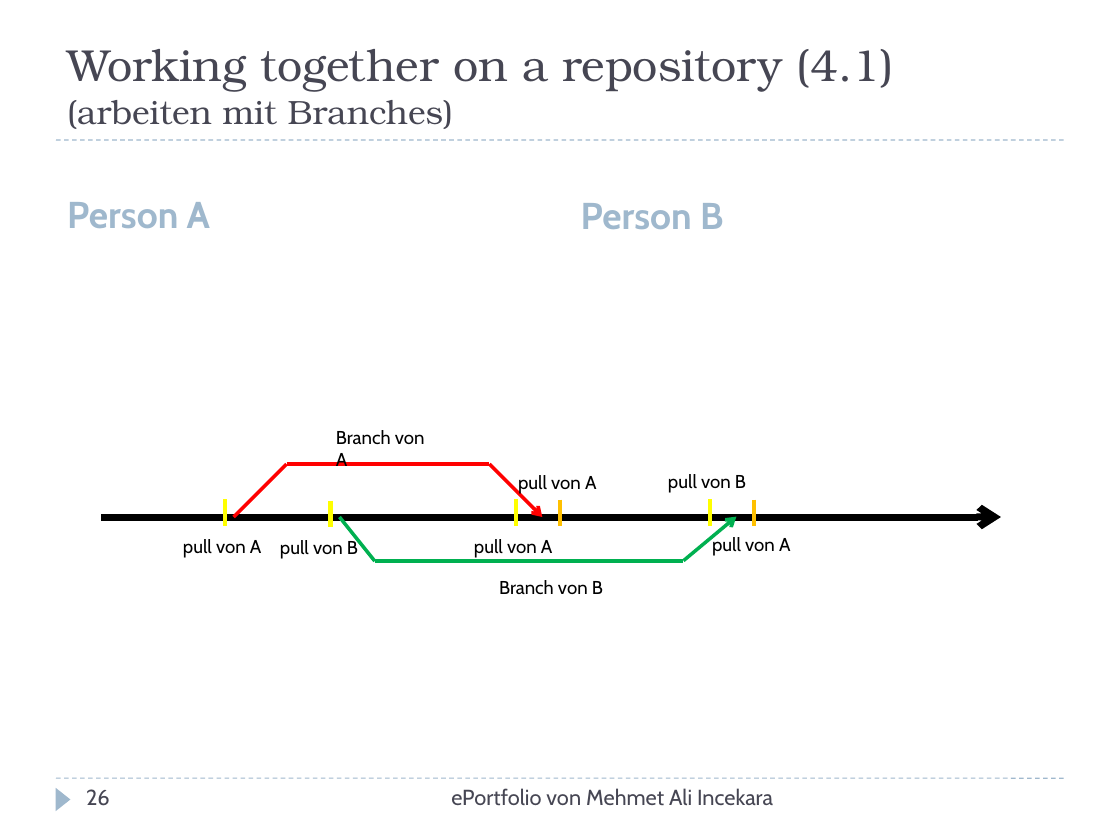
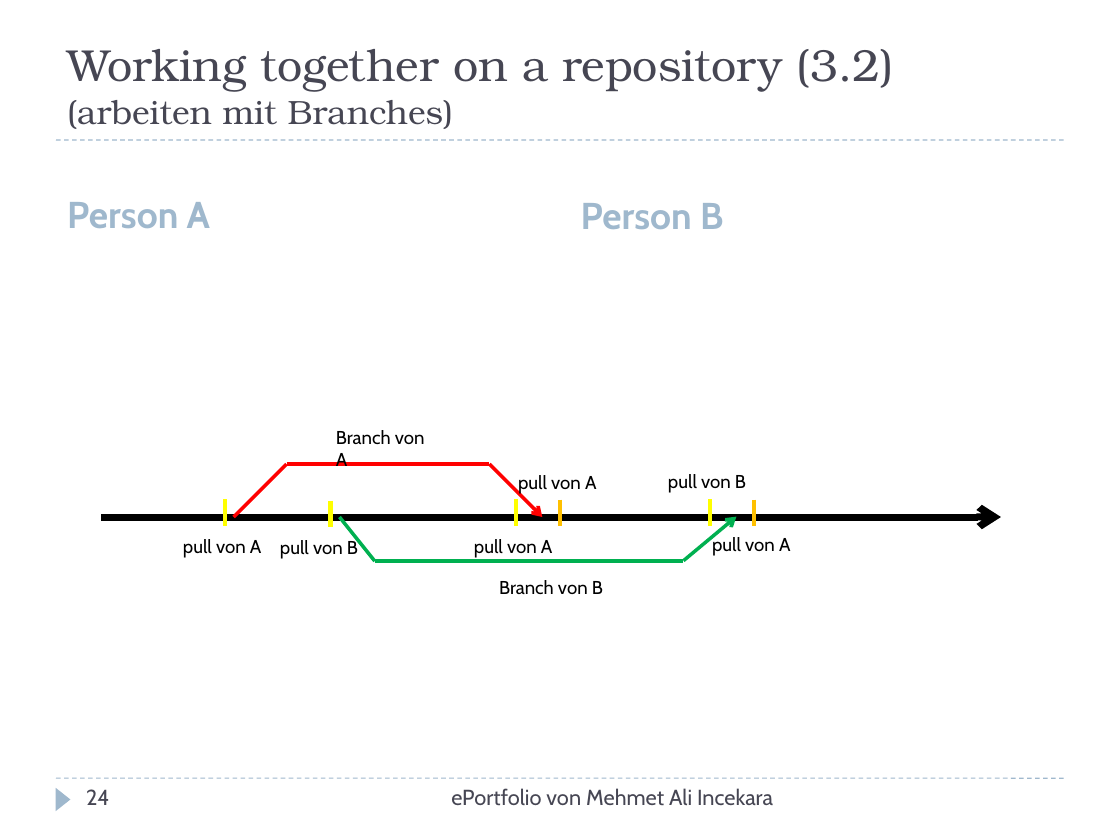
Before and after one commit to xnappy/ePortfolio, a slide deck: slide 24 of Tutorial.pptx (slide 26 before the commit). Drawn at 1120x840 pixels with LibreOffice and Linux fonts; fonts in the diff are those of the drawing. Boxes give left, top, right and bottom in pixels: in the first picture for what was removed or moved away, otherwise in the second. Text is boxed around its words. In the diff, an @@ line names an element or a change of style, - is before the commit and + after.

```diff
--- a/Tutorial.pptx
+++ b/Tutorial.pptx
@@ title at <box>67,49,894,129</box>: text changed @@
-Working together on a repository (4.1)
-(arbeiten mit Branches)
+Working together on a repository (3.2)
+(arbeiten mit Branches)
@@ page number at <box>86,789,110,805</box>: text changed @@
-26
+24
```
Also in this commit, not shown: 2 other slides changed, 1 slide added, 4 slides removed.
